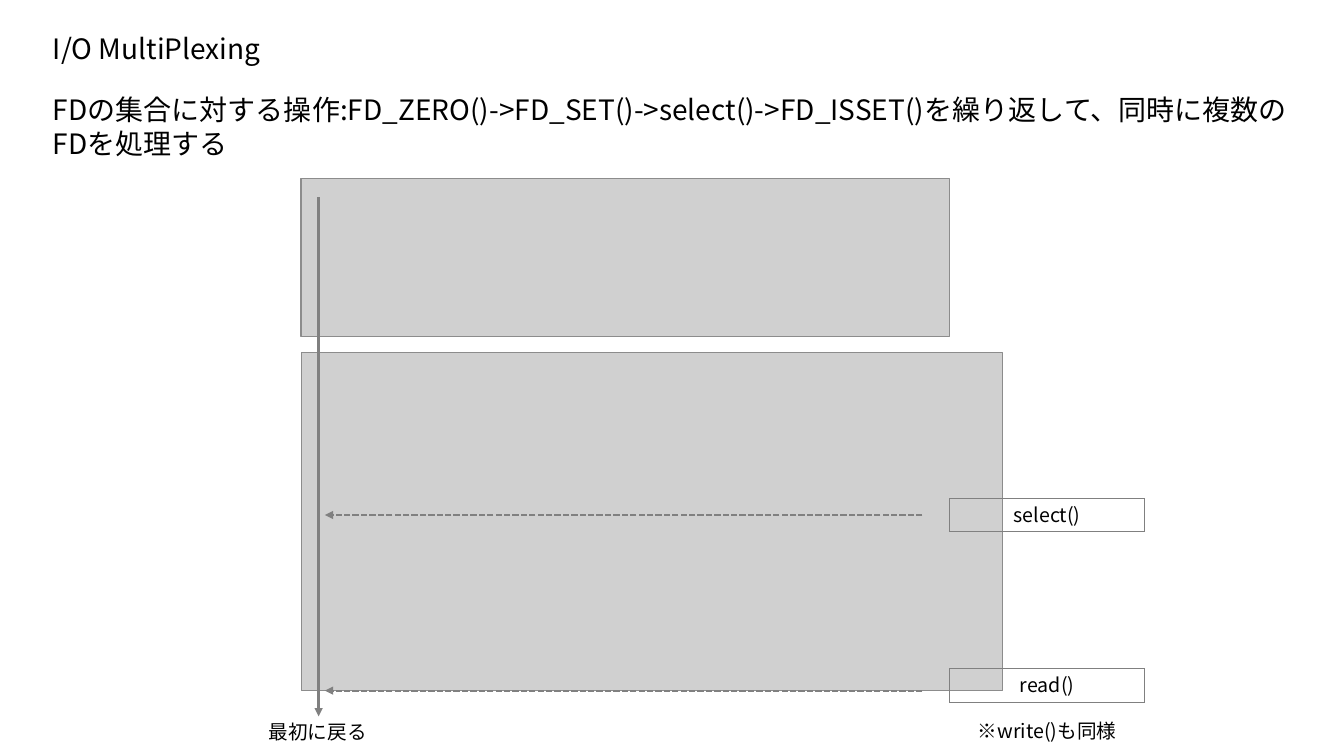
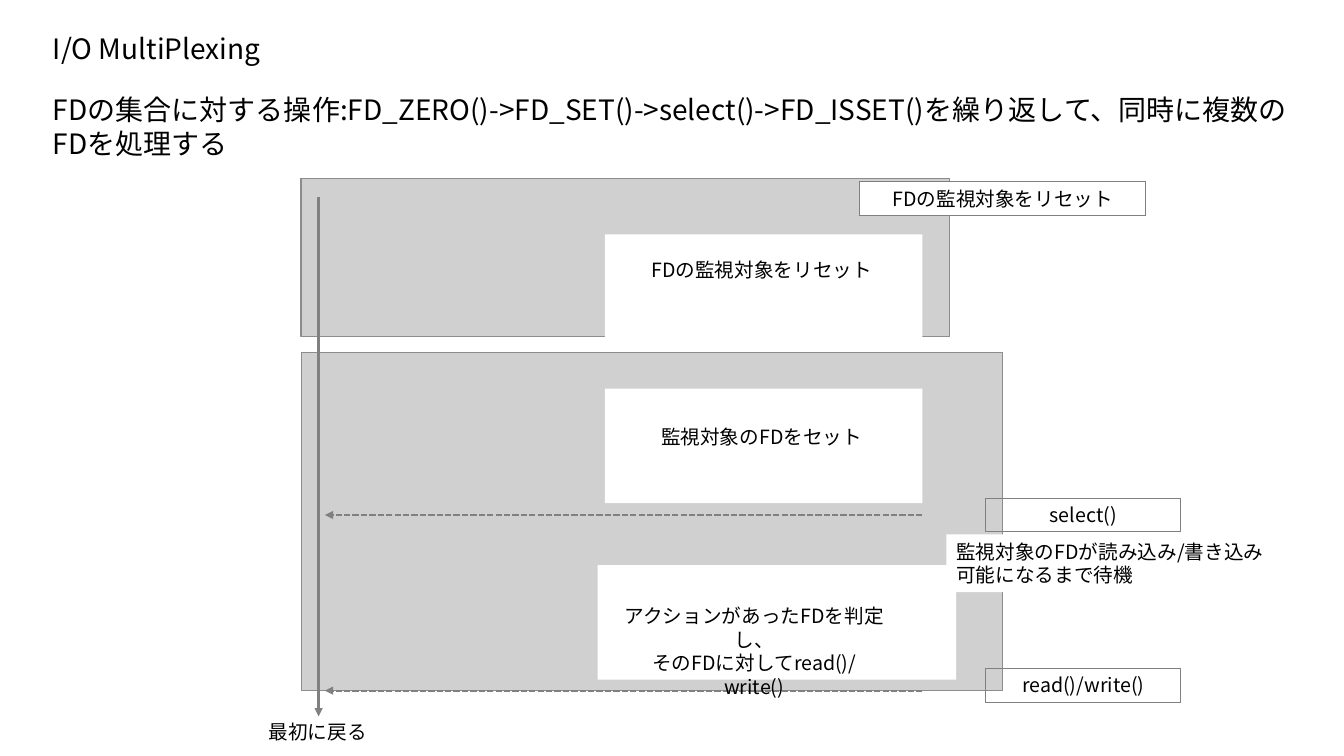
Before and after one commit to sk-uma/webserv, a slide deck: slide 10 of explain.pptx. Drawn at 1344x756 pixels with LibreOffice and Linux fonts; fonts in the diff are those of the drawing; grey boxes stand for pictures. Boxes give left, top, right and bottom in pixels: in the first picture for what was removed or moved away, otherwise in the second. Text is boxed around its words. In the diff, an @@ line names an element or a change of style, - is before the commit and + after.

```diff
--- a/explain.pptx
+++ b/explain.pptx
@@ rectangle added at (860, 181, 1146, 216), fill #FFFFFF, outline #808080 0.75 pt, 14 pt, text #000000 @@
+FDの監視対象をリセット
@@ rectangle added at (605, 235, 923, 350), fill #FFFFFF @@
@@ text added at (651, 260, 872, 279), 14 pt, text #000000 @@
+FDの監視対象をリセット
@@ rectangle added at (605, 389, 923, 504), fill #FFFFFF @@
@@ text added at (661, 427, 862, 446), 14 pt, text #000000 @@
+監視対象のFDをセット
@@ rectangle "select()": place and size @@
-rectangle "select()" at (950, 498, 1145, 532)
+rectangle "select()" at (986, 498, 1182, 532)
@@ rectangle added at (598, 566, 957, 681), fill #FFFFFF @@
@@ text added at (956, 542, 1263, 584), 14 pt, text #000000 @@
+監視対象のFDが読み込み/書き込み
+可能になるまで待機
@@ text added at (625, 606, 884, 700), 14 pt, text #000000 @@
+アクションがあったFDを判定し、
+そのFDに対してread()/write()
@@ rectangle "read()/write()": place and size @@
-rectangle "read()/write()" at (950, 668, 1145, 703)
+rectangle "read()/write()" at (986, 668, 1182, 703)
@@ text in rectangle at (1022, 676, 1144, 696): text changed @@
-read()
+read()/write()
@@ text removed at (978, 721, 1117, 742) @@
-※write()も同様
```
Also in this commit, not shown: 2 other slides changed, 1 slide added, 5 other files.
